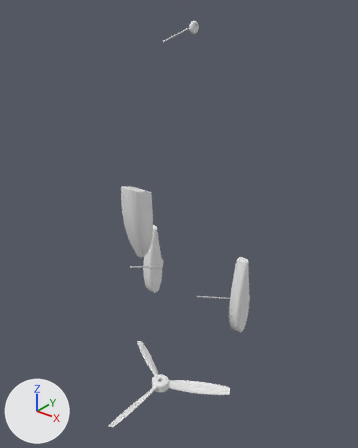
Two versions of the OBJ model projects/scheme-generator/models/Shark Ellipse 2/props.obj, one commit apart.
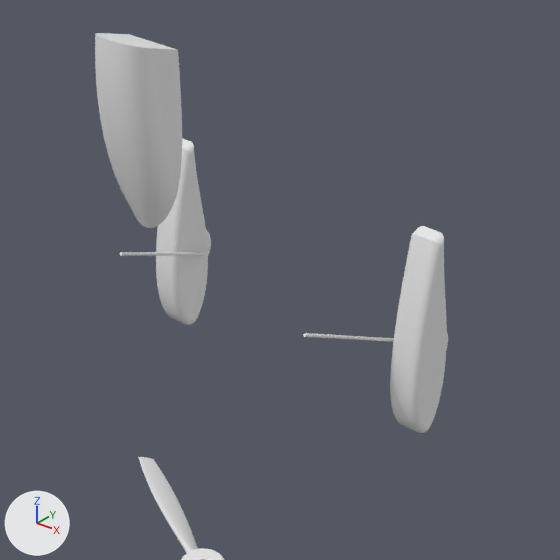
Old and new are each drawn whole from a 50 mm lens placed at (6.52, -6.65, 7.19), pointed at (0.31, 1.12, 2.38) and again close up on the part from 24% to 81% of the width and 39% to 85% of the height. Every picture has the same lights, and +X, +Y and +Z are marked at lower left. The last two pictures show the newer version. Where no turn or scale is listed for an object, it has been applied to the vertices.

The first close-up shows 'props'.
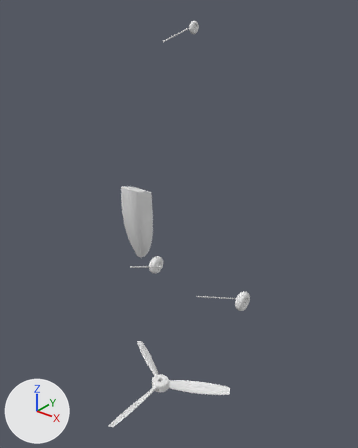
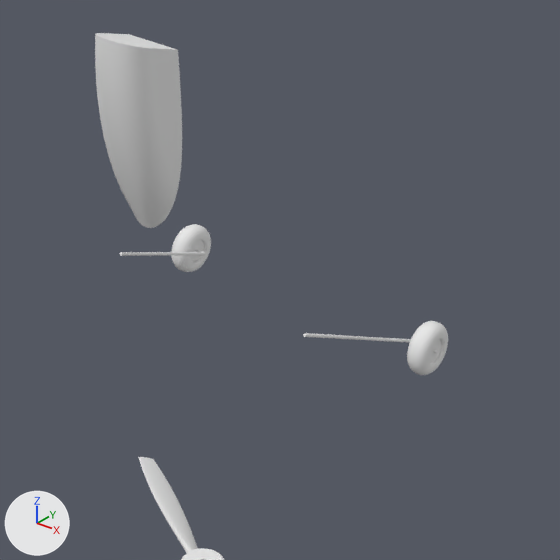
Where the change shows, as pixel boxes (x1, y1, x2, y2) in the close-ups (560 x 560 px):
part 1 of me_props, deleted: before (390, 226, 447, 433)
part 2 of me_props, deleted: before (156, 138, 208, 325)

Diff of the bpy script that builds the scene:
```diff
--- a/projects/scheme-generator/models/Shark Ellipse 2/props.obj.py
+++ b/projects/scheme-generator/models/Shark Ellipse 2/props.obj.py
@@ me_props @@
 # used by ob_props; location = (0.0, 0.0, 0.0)
-me_props.from_pydata(...)  # 13800 vertices, 27564 faces; spans x -1.6..1.6, y -1.07..2.49, z -2.3..6.52
+me_props.from_pydata(...)  # 11504 vertices, 22980 faces; spans x -1.6..1.6, y -1.07..2.49, z -2.3..6.52
+# me_props part 1: the loose piece of 1148 vertices spanning x 1.25..1.55, y 1.83..2.37, z -0.62..1.43 is deleted
+# me_props part 2: the loose piece of 1148 vertices spanning x -1.55..-1.25, y 1.83..2.37, z -0.62..1.43 is deleted
 me_props.materials.append(mat_steel___satin)
```
